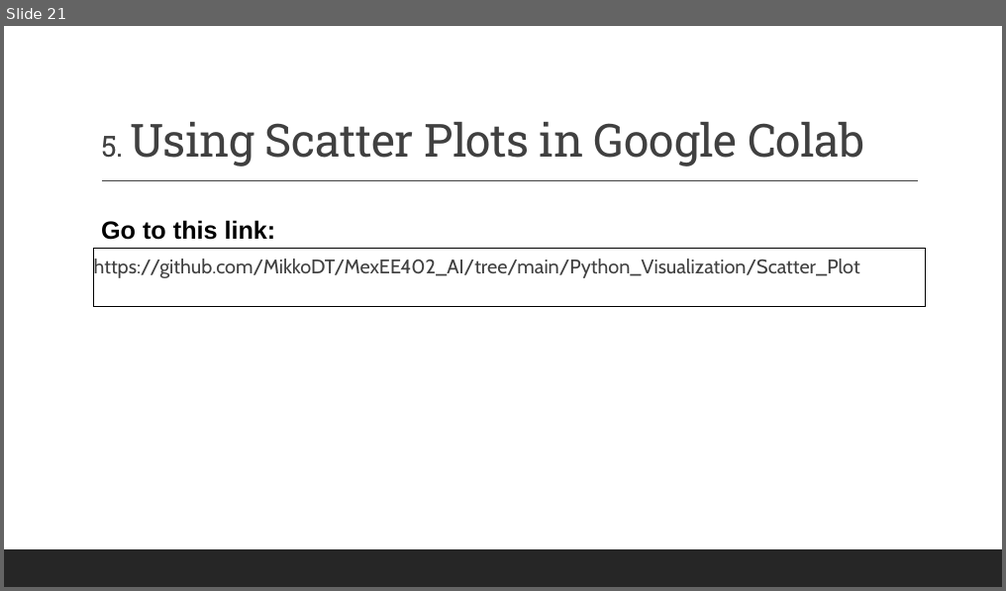
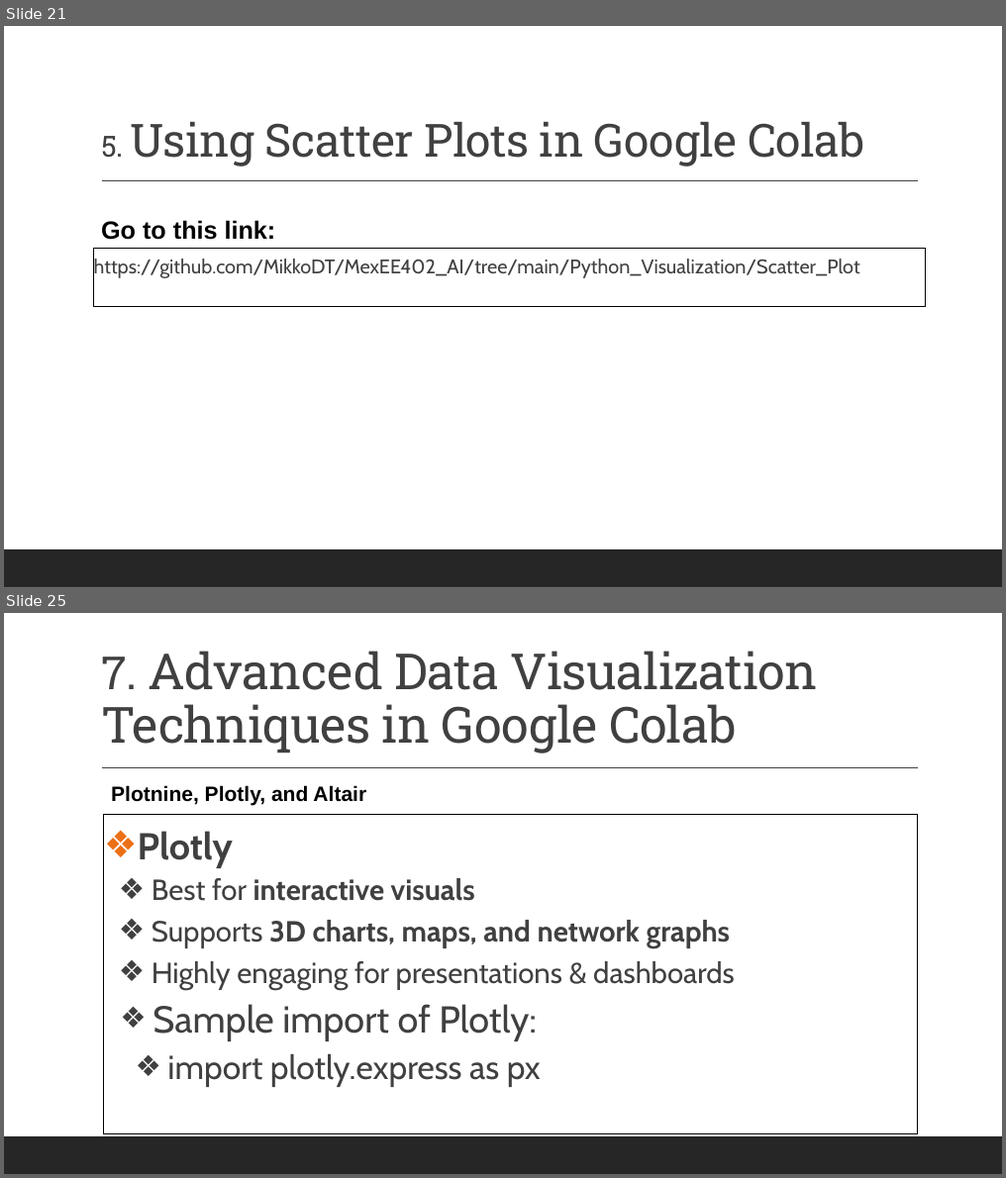
Before and after one commit to MikkoDT/MexEE402_AI, a slide deck: Lectures/II_Data_Visualization_with_Python.pptx. Shown one above the other, each under a label of ours: slide 21 before the commit, slides 21 and 25 after it; the slides between them are not shown. The pictures are 1006x591 and 1006x1178 pixels, drawn with LibreOffice and Linux fonts; fonts in the diff are those of the drawing. Boxes give left, top, right and bottom in pixels: in the first picture for what was removed or moved away, otherwise in the second. Text is boxed around its words. In the diff, an @@ line names an element or a change of style, - is before the commit and + after.

```diff
--- a/Lectures/II_Data_Visualization_with_Python.pptx
+++ b/Lectures/II_Data_Visualization_with_Python.pptx
@@ slide 25 added at [4,613,1002,1174], background #FFFFFF; not listed: 2 template elements that a slide beside it also shows @@
@@ title added at [101,651,818,754], 48 pt, text #404040 @@
+7. Advanced Data Visualization Techniques in Google Colab
@@ text added at [111,785,366,805], 20 pt, text #000000, bold @@
+Plotnine, Plotly, and Altair
@@ text added at [104,814,918,1134], outline #000000 0.75 pt, 28 pt, text #404040 @@
+❖ Plotly
+    ❖ Best for interactive visuals
+    ❖ Supports 3D charts, maps, and network graphs
+    ❖ Highly engaging for presentations & dashboards
+  ❖ Sample import of Plotly:
+    ❖ import plotly.express as px
```
Also in this commit, not shown: 10 other slides added, 7 other files.
